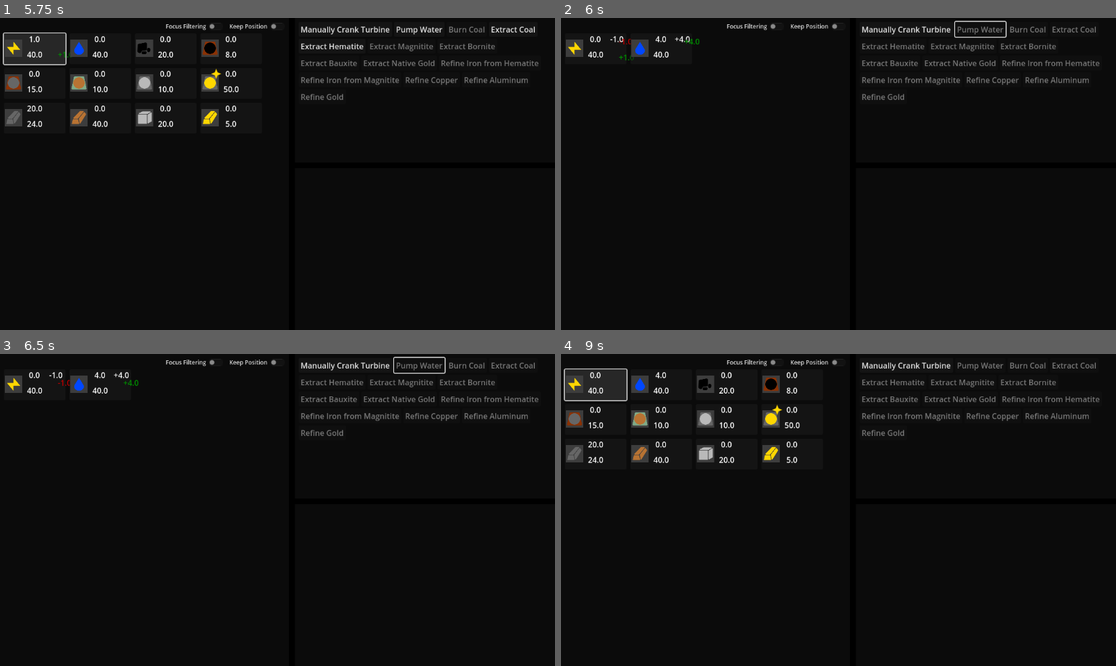
Above: before the commit, frames 1-4 (two rows, left to right).
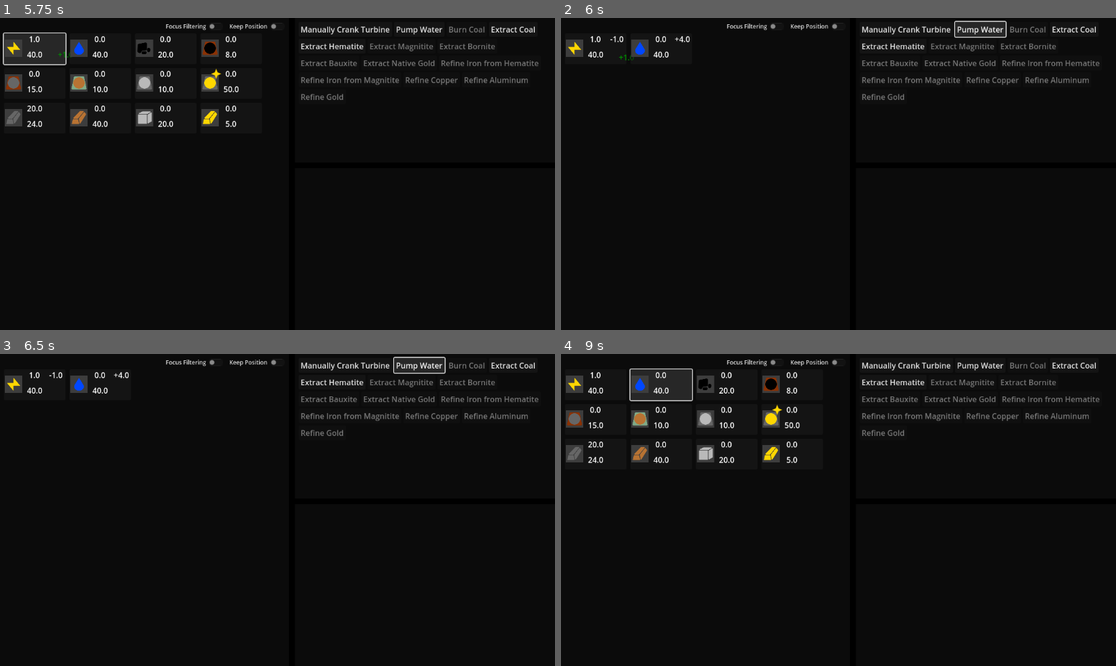
Above: after the commit, the same moments.

Repository: Carth501/The-Big-Grid
Game: Godot game, scene res://scenes/MainMenu.tscn
Two runs of this game, one before a commit and one after it. Both use one fixed random seed, a clock stepped at 60 frames per second and the inputs below.
Inputs (mouse positions are in pixels of both pictures, inside the frame that each line leads up to):
- Up to frame 1 (5.75 s): click "New Game" at 0.5 s; click "[center]0.0[/center]" at 1.25 s; click "[center]20.0[/center]" at 2 s; click "Keep Position" at 2.75 s; click "Focus Filtering" at 3.5 s; click "Manually Crank Turbine" at 4.25 s; click "[center]1.0[/center]" at 5 s
- Up to frame 2 (6 s): click "Pump Water" at 5.75 s
- Up to frame 3 (6.5 s): no input
- Up to frame 4 (9 s): click (660, 385) at 6.5 s, where only the run before the commit has a clickable "[center]4.0[/center]"; click (1071, 366) at 7.25 s, where only the run after the commit has a clickable "Extract Coal"; click (894, 382) at 8 s, where only the run after the commit has a clickable "Extract Hematite"; click "[center]0.0[/center]" at 8.75 s

Frame 1 is identical in both runs. In frame 2, 0.4% of the frame differs, in the area x 5-97%, y 2-11%; in frame 3, 0.4%; in frame 4, 0.6%, in the area x 0-97%, y 2-16%.

Commit message:
add degrade property to supplies

Diff:
--- a/data/supply_definitions.json
+++ b/data/supply_definitions.json
@@ -7,6 +7,7 @@
 				"deltas": [-10]
 			}
 		},
+		"degrade": 0.98,
 		"icon_path": "res://textures/Supply_Icons/Electricity.svg"
 	},
 	"water": {
--- a/scripts/logic/Supply.gd
+++ b/scripts/logic/Supply.gd
@@ -14,6 +14,7 @@
 var v_max := 20.0
 var max_increment := 10.0
 var max_upgrade_count := 0
+var degrade := 0.0
 var max_increase_base_cost : Dictionary
 var max_upgrade_available := true
 var active := false
@@ -40,6 +41,13 @@
 		max_upgrade_available = false
 	if(definition.has("icon_path")):
 		supply_icon_path = definition.icon_path
+	if(definition.has("degrade")):
+		degrade = definition.degrade
+		var timer = Timer.new()
+		timer.wait_time = 1.0
+		timer.timeout.connect(process_degrade)
+		add_child(timer)
+		timer.start()
 
 func set_collection(collection : Supply_Collection):
 	supply_collection = collection
@@ -130,3 +138,7 @@
 
 func unset_objective():
 	unset_obj.emit()
+
+func process_degrade():
+	var new_value = value * degrade
+	value = new_value
